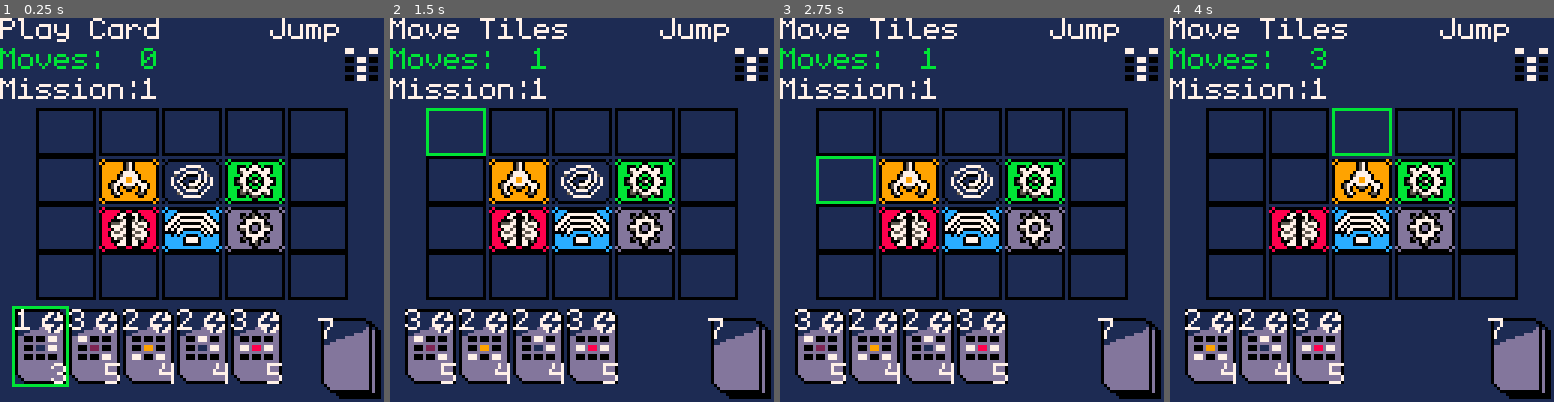
Above: before the commit, frames 1-4 (left to right).
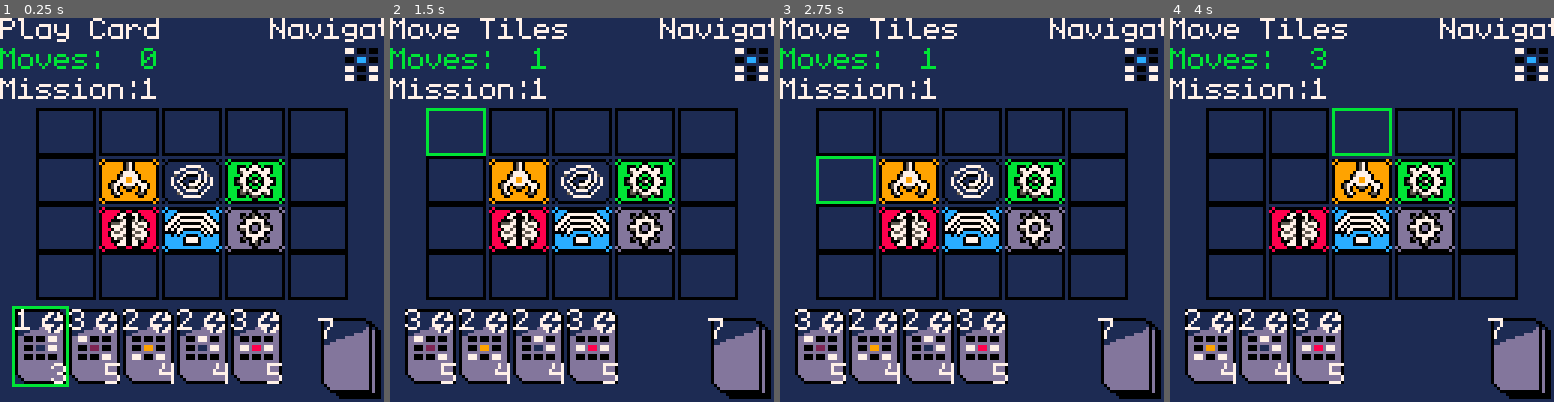
Above: after the commit, the same moments.

Repository: AkuraEx/Pico_Rove
Game: PICO-8 cartridge pico_rove.p8
Same seed, same stepped clock (60 frames per second), same inputs: the game is played once before the commit and once after it.
Inputs:
- Up to frame 1 (0.25 s): no input
- Up to frame 2 (1.5 s): tap X (X key) at 1.07 s
- Up to frame 3 (2.75 s): hold Left 1.97-2.37 s; tap X (X key) at 2.07, 2.4, 2.73 s; hold Down from 2.42 s (still down)
- Up to frame 4 (4 s): release Down at 2.82 s; hold Right 2.87-3.53 s; tap X (X key) at 3.07, 3.4, 3.73 s; hold Up from 3.58 s (still down)

The runs differ from the first frame. In frame 1, 0.8% of the frame differs, in the area x 70-100%, y 0-17%; in frame 2, 0.8%; in frame 3, 0.8%; in frame 4, 0.8%.

Commit message:
Mission card list complete, still need to fix crumbs

Diff:
--- a/deck.lua
+++ b/deck.lua
@@ -195,6 +195,17 @@
         self.cards = {}
         self.cardAmount = 0
 
+        -- Boost Mission
+        add(self.cards, missioncard:new({
+            missionName = "bRIDGE",
+            modules = {
+                {0, 0, 0},
+                {FILLED, FILLED, 0},
+                {0, FILLED, STAR},
+                {FILLED, FILLED, 0}
+            }
+        }))
+
         -- Bridge Mission
         add(self.cards, missioncard:new({
             missionName = "bRIDGE",
@@ -206,6 +217,17 @@
             }
         }))
 
+        -- Drill Mission
+        add(self.cards, missioncard:new({
+            missionName = "dRILL",
+            modules = {
+                {0, 0, 0},
+                {FILLED, FILLED, FILLED},
+                {FILLED, 0, FILLED},
+                {0, GEAR, 0}
+            }
+        }))
+
         -- Jump Mission
         add(self.cards, missioncard:new({
             missionName = "jUMP",
@@ -217,6 +239,50 @@
             }
         }))
 
+        -- Learn Mission
+        add(self.cards, missioncard:new({
+            missionName = "lEARN",
+            modules = {
+                {0, 0, 0},
+                {0, 0, FILLED},
+                {0, FILLED, FILLED},
+                {BRAIN, FILLED, FILLED}
+            }
+        }))
+
+        -- Navigate Mission
+        add(self.cards, missioncard:new({
+            missionName = "nAVIGATE",
+            modules = {
+                {FILLED, 0, 0},
+                {0, SIGNAL, 0},
+                {FILLED, 0, FILLED},
+                {FILLED, 0, FILLED}
+            }
+        }))
+
+        -- Roll Mission
+        add(self.cards, missioncard:new({
+            missionName = "bRIDGE",
+            modules = {
+                {0, FILLED, 0},
+                {FILLED, 0, FILLED},
+                {0, BRAIN, 0},
+                {FILLED, 0, FILLED}
+            }
+        }))
+
+        -- Scan Mission
+        add(self.cards, missioncard:new({
+            missionName = "bRIDGE",
+            modules = {
+                {0, FILLED, FILLED},
+                {FILLED, 0, 0},
+                {SIGNAL, 0, 0},
+                {0, FILLED, FILLED}
+            }
+        }))
+
         -- Set correct card count
         self.cardAmount = #self.cards
     end
